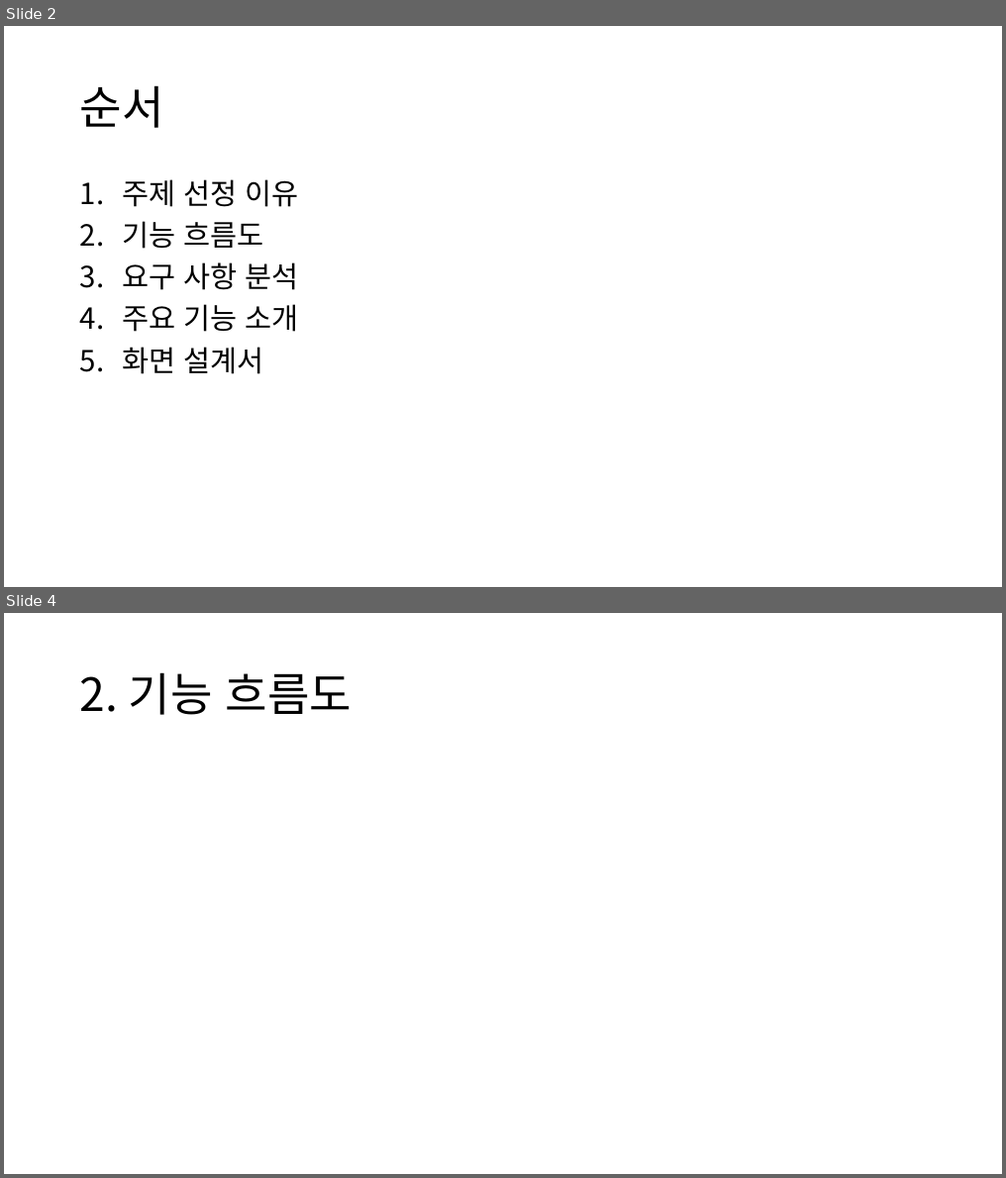
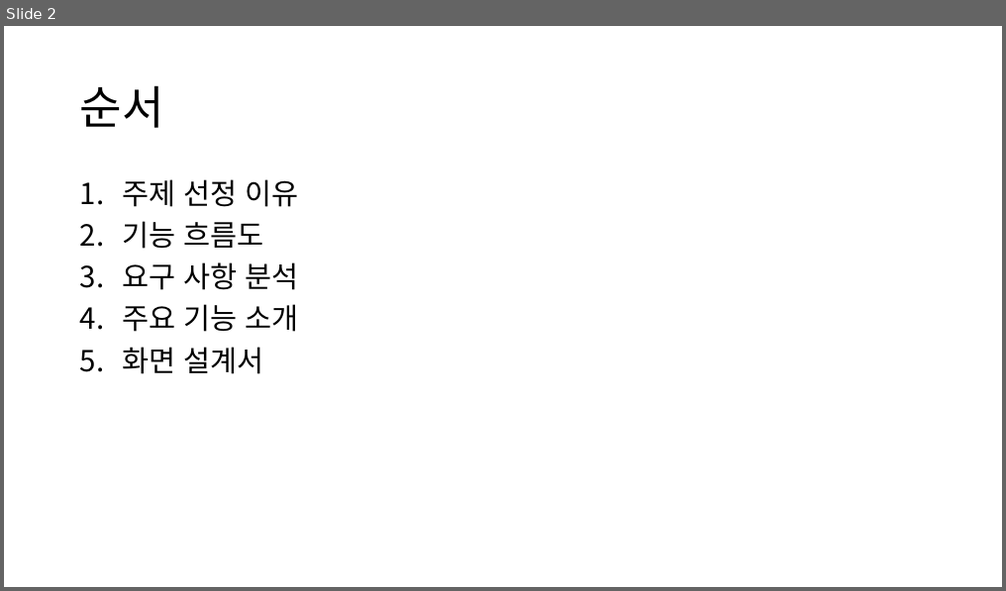
Before and after one commit to ezenteam2/EzenCrowdFunding, a slide deck: project03 - 발표1.pptx. Shown one above the other, each under a label of ours: slides 2 and 4 before the commit, slide 2 after it; the slides between them are not shown. The pictures are 1006x1178 and 1006x591 pixels, drawn with LibreOffice and Linux fonts; fonts in the diff are those of the drawing; background and template pictures are left out. Boxes give left, top, right and bottom in pixels: in the first picture for what was removed or moved away, otherwise in the second. Text is boxed around its words. In the diff, an @@ line names an element or a change of style, - is before the commit and + after.

```diff
--- a/project03 - 발표1.pptx
+++ b/project03 - 발표1.pptx
@@ slide 4 removed at <box>4,613,1002,1174</box>, background picture (left out) @@
@@ title removed at <box>80,672,351,715</box> @@
-2. 기능 흐름도
```
Also in this commit, not shown: 4 slides changed, 127 slides added.
